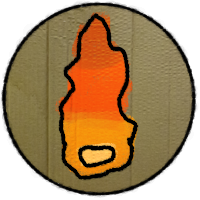
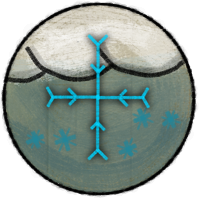
Layer changes from the first 200×200 image to the second:
painted on "Paint Layer 3" over [4, 4, 193, 193]
removed layer "Paint Layer 1" (was darken) over [4, 4, 192, 192]
removed layer "Paint Layer 2" (was overlay) over [4, 4, 192, 192]
added layer "Paint Layer 5" (1st of 2) above "Paint Layer 5" over [4, 4, 192, 192]
added layer "Paint Layer 5" (2nd of 2) above "Paint Layer 6" over [4, 4, 192, 192]
added layer "Paint Layer 6" above "Paint Layer 7" over [4, 4, 192, 192]
added layer "Paint Layer 7" above "Paint Layer 8" over [4, 4, 192, 128]
added layer "Paint Layer 8" above "Paint Layer 4" over [4, 4, 193, 193]
painted on "free_cardboard_texture_09_design_instruct.jpg" over [4, 4, 193, 193]